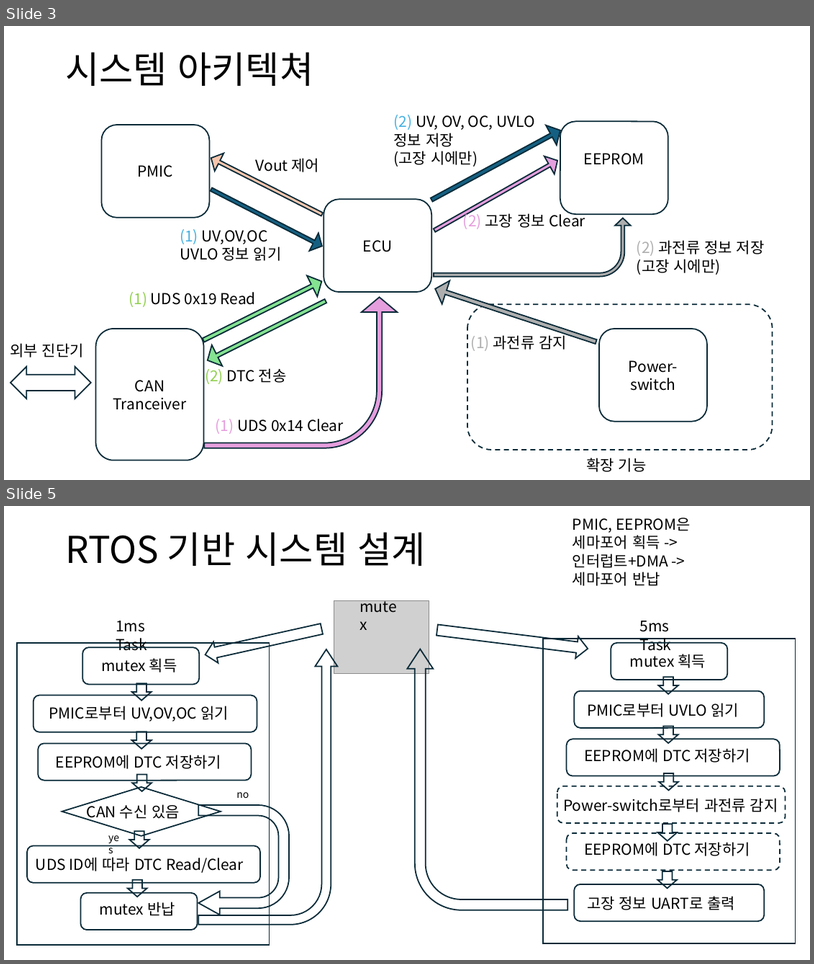
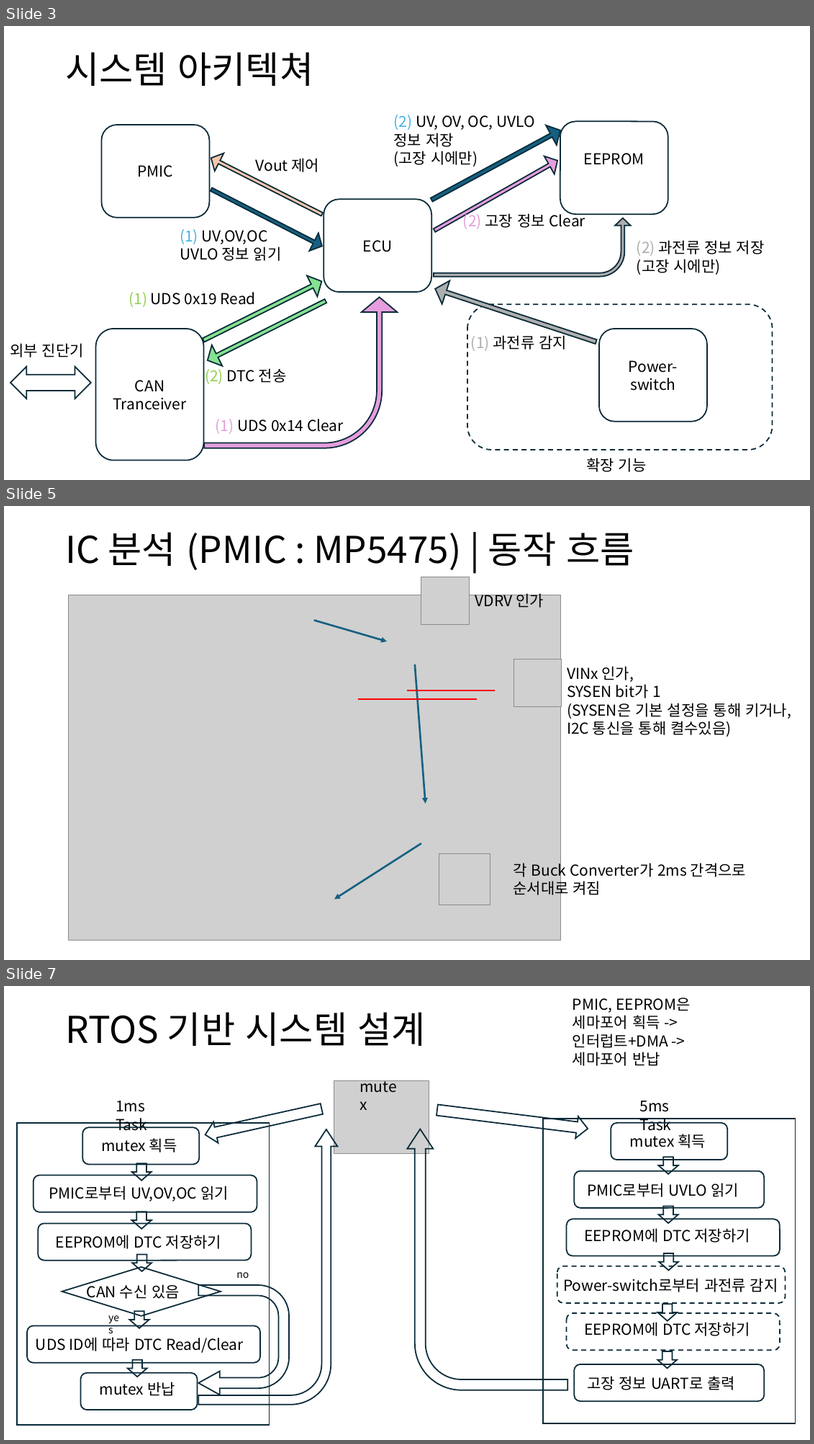
Before and after one commit to qwerasdfuiop/comento, a slide deck: ECU 고장 진단 시스템.pptx. Shown one above the other, each under a label of ours: slides 3 and 5 before the commit, slides 3, 5 and 7 after it; the slides between them are not shown. The pictures are 814x964 and 814x1444 pixels, drawn with LibreOffice and Linux fonts; fonts in the diff are those of the drawing; grey boxes stand for pictures. Boxes give left, top, right and bottom in pixels: in the first picture for what was removed or moved away, otherwise in the second. Text is boxed around its words. In the diff, an @@ line names an element or a change of style, - is before the commit and + after.

Commit message:
presentation pmic

```diff
--- a/ECU 고장 진단 시스템.pptx
+++ b/ECU 고장 진단 시스템.pptx
@@ slide 5 added at <box>4,506,810,960</box>, background #FFFFFF @@
@@ title added at <box>65,532,635,570</box>, 44 pt, text #000000 @@
+IC 분석 (PMIC : MP5475) | 동작 흐름
@@ picture added at <box>422,577,469,625</box> @@
@@ text added at <box>475,591,544,608</box>, 18 pt, text #000000 @@
+VDRV 인가
@@ picture added at <box>68,595,561,939</box> @@
@@ arrow added from (314, 620) to (387, 641), #156082 2.25 pt @@
@@ arrow added from (415, 664) to (426, 803), #156082 2.25 pt @@
@@ picture added at <box>514,659,562,706</box> @@
@@ text added at <box>567,666,792,736</box>, 18 pt, text #000000 @@
+VINx 인가,
+SYSEN bit가 1
+(SYSEN은 기본 설정을 통해 키거나,
+I2C 통신을 통해 켤수있음)
@@ line added from (358, 699) to (477, 699), #FF0000 1.5 pt @@
@@ line added from (407, 690) to (495, 690), #FF0000 1.5 pt @@
@@ arrow added from (422, 843) to (334, 899), #156082 2.25 pt @@
@@ picture added at <box>439,853,491,905</box> @@
@@ text added at <box>513,860,746,897</box>, 18 pt, text #000000 @@
+각 Buck Converter가 2ms 간격으로
+순서대로 켜짐
@@ what was slide 5 is now slide 7 @@
```
Also in this commit, not shown: 2 other slides added, 1 slide removed.
